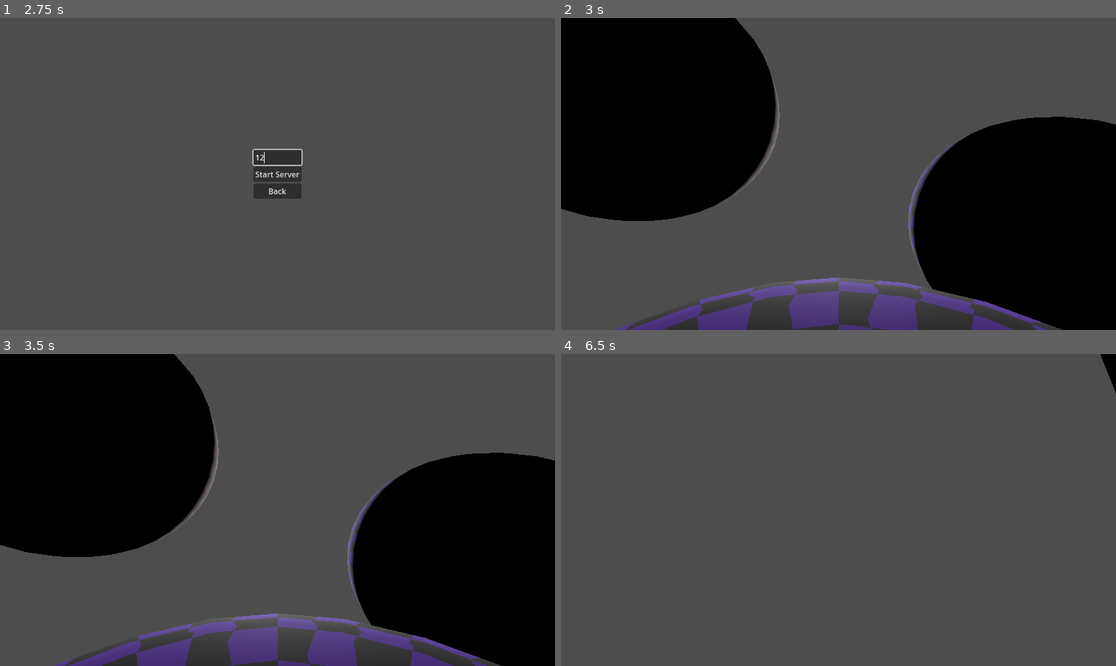
Above: before the commit, frames 1-4 (two rows, left to right).
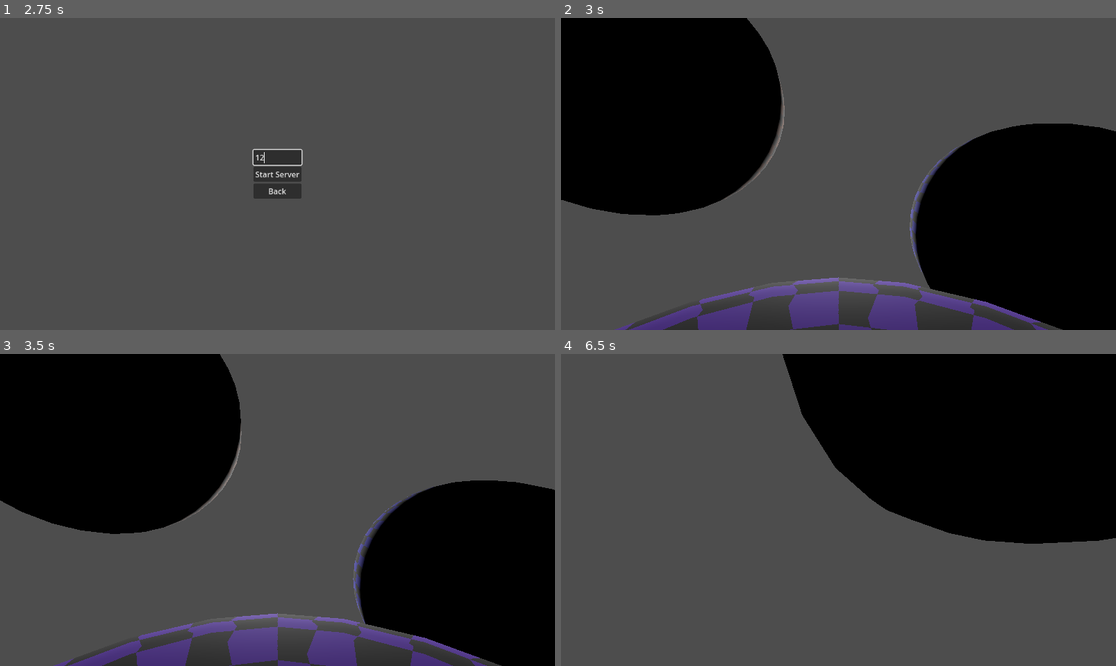
Above: after the commit, the same moments.

Repository: cjsoltermann/GodotPlanetGame
Game: Godot game, scene res://main.tscn
Two runs of this game, one before a commit and one after it. Both use one fixed random seed, a clock stepped at 60 frames per second and the inputs below.
Inputs (mouse positions are in pixels of both pictures, inside the frame that each line leads up to):
- Up to frame 1 (2.75 s): tap Enter (ui_accept) at 0.5 s; move the mouse to (399, 158) at 0.52 s; hold D (Right) 0.53-1.25 s; hold Ctrl (Sprint) 0.53-1.25 s; tap Space (Jump) at 0.77 s; click "Create Server" at 1.25 s; click (277, 158) at 2.02 s; type "12" at 2.1 s
- Up to frame 2 (3 s): click "Start Server" at 2.75 s
- Up to frame 3 (3.5 s): no input
- Up to frame 4 (6.5 s): move the mouse to (810, 510) at 3.52 s; hold W (Forward) from 3.53 s (still down); tap Ctrl (Sprint) at 3.6, 5.1 s; tap Space (Jump) at 3.77, 5.27, 6.02 s; move the mouse to (849, 503) at 4.27 s; hold Ctrl (Sprint) 4.28-5.03 s; move the mouse to (832, 516) at 5.02 s; move the mouse to (877, 513) at 5.77 s; hold Ctrl (Sprint) from 5.78 s (still down)

Frame 1 is identical in both runs. In frame 2, 2.5% of the frame differs, in the area x 0-100%, y 0-87%; in frame 3, 8.9%; in frame 4, 30%, in the area x 39-100%, y 0-61%.

Commit message:
Orbit mayhem

Diff:
--- a/level.tscn
+++ b/level.tscn
@@ -10,36 +10,36 @@
 
 [node name="Planet" parent="Planets" instance=ExtResource("2_13qh8")]
 color = Color(0.415686, 0.00392157, 0.85098, 1)
-orbiting = false
-orbit_speed = 5.0
+orbiting = true
+orbit_speed = 0.2
 mass = 25
 
 [node name="Planet2" parent="Planets" instance=ExtResource("2_13qh8")]
 transform = Transform3D(1, 0, 0, 0, 1, 0, 0, 0, 1, 31.2533, 34.5778, 36.1219)
 color = Color(0.533333, 0.27451, 0.0352941, 1)
-orbiting = false
-orbit_speed = 5.0
+orbiting = true
+orbit_speed = 0.2
 mass = 25
 
 [node name="Planet3" parent="Planets" instance=ExtResource("2_13qh8")]
 transform = Transform3D(1, 0, 0, 0, 1, 0, 0, 0, 1, -33.9386, 12.2226, 37.4156)
 color = Color(0.172549, 0.0509804, 1, 1)
-orbiting = false
-orbit_speed = 50.0
+orbiting = true
+orbit_speed = 0.2
 mass = 25
 
 [node name="Planet4" parent="Planets" instance=ExtResource("2_13qh8")]
 transform = Transform3D(1, 0, 0, 0, 1, 0, 0, 0, 1, 15.1226, 47.2957, -38.2484)
 color = Color(0.352941, 0.376471, 0.0627451, 1)
-orbiting = false
-orbit_speed = 50.0
+orbiting = true
+orbit_speed = 0.2
 mass = 25
 
 [node name="Planet5" parent="Planets" instance=ExtResource("2_13qh8")]
 transform = Transform3D(1, 0, 0, 0, 1, 0, 0, 0, 1, -35.803, -22.2099, -35.2969)
 color = Color(0.619608, 0.152941, 0.219608, 1)
-orbiting = false
-orbit_speed = 50.0
+orbiting = true
+orbit_speed = 0.2
 mass = 25
 
 [node name="DirectionalLight3D" type="DirectionalLight3D" parent="."]
--- a/planet.gd
+++ b/planet.gd
@@ -32,4 +32,4 @@
 		#var t = Time.get_ticks_usec() / 100000000.0
 		#position = Vector3(orbit_speed*sin(t), orbit_speed*cos(t), 0)
 		if orbiting:
-			position += Vector3(orbit_speed*cos(delta), -orbit_speed*sin(delta), 0)
+			position += Vector3(orbit_speed*delta*-position.y, orbit_speed*delta*position.x, 0)
